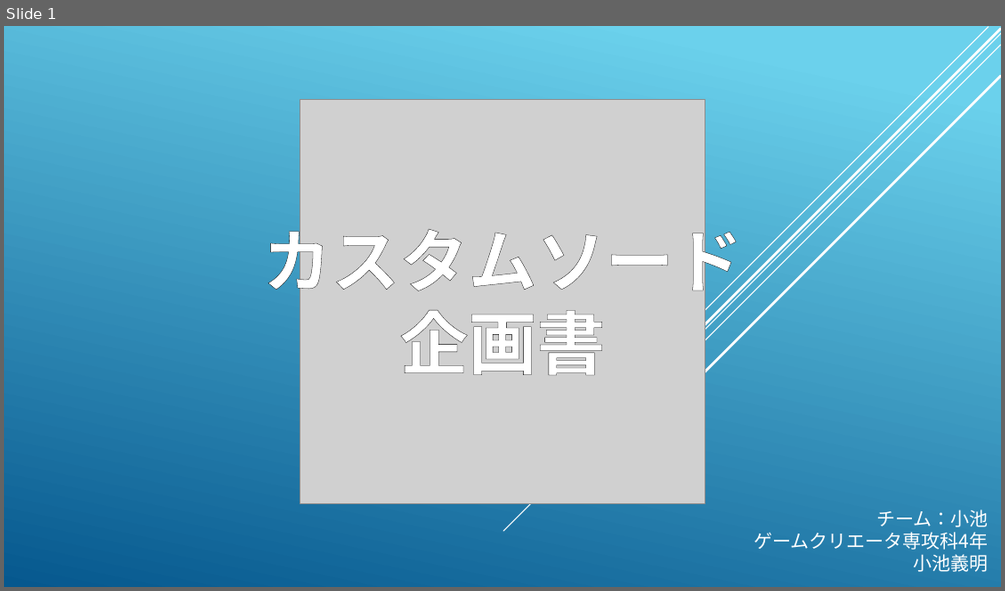
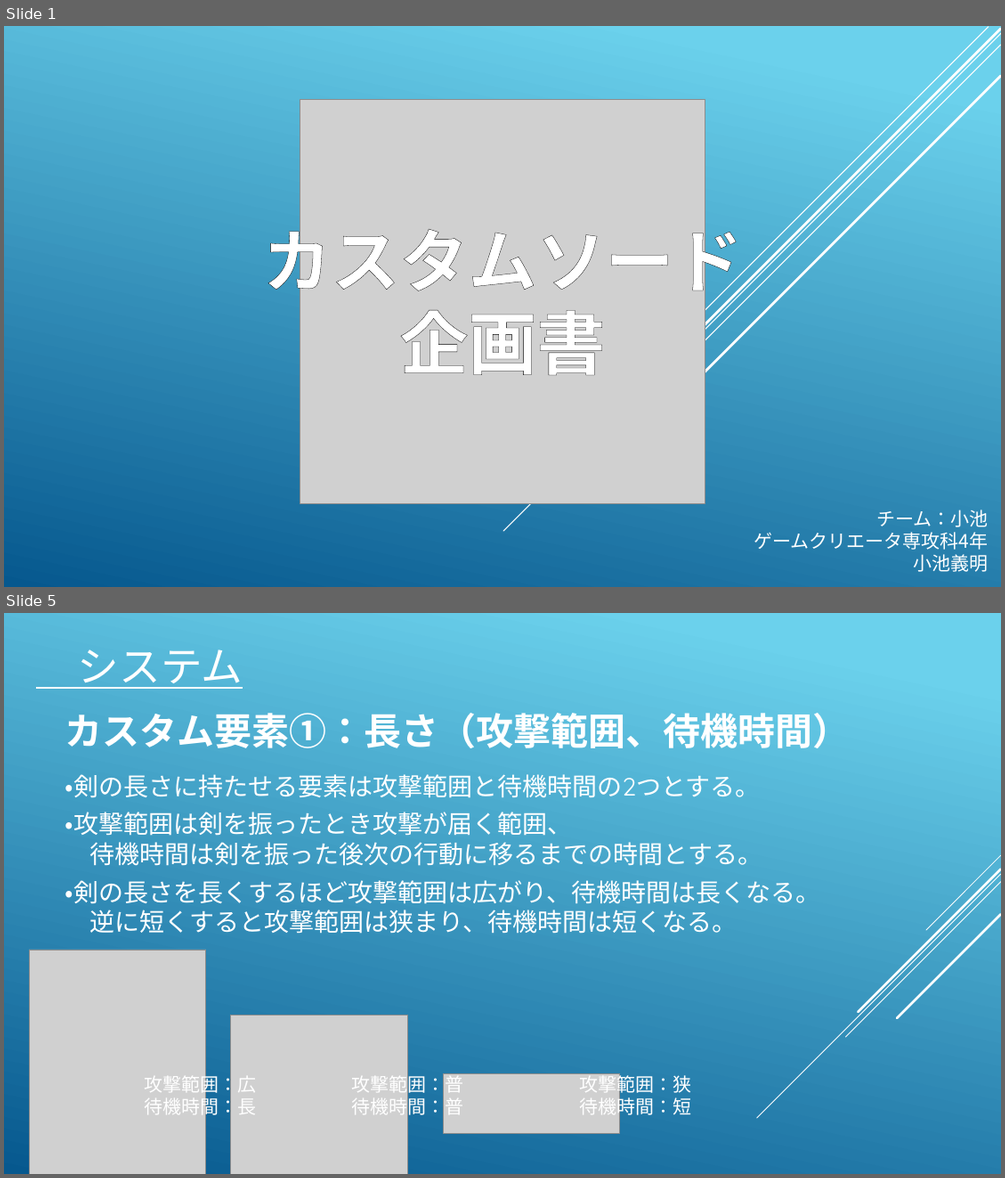
Before and after one commit to koike0723/Aso2020Winter, a slide deck: 企画書.pptx. Shown one above the other, each under a label of ours: slide 1 before the commit, slides 1 and 5 after it; the slides between them are not shown. The pictures are 1005x591 and 1005x1178 pixels, drawn with LibreOffice and Linux fonts; fonts in the diff are those of the drawing; grey boxes stand for pictures. Boxes give left, top, right and bottom in pixels: in the first picture for what was removed or moved away, otherwise in the second. Text is boxed around its words. In the diff, an @@ line names an element or a change of style, - is before the commit and + after.

```diff
--- a/企画書.pptx
+++ b/企画書.pptx
@@ slide 5 added at <box>4,613,1001,1174</box>, background gradient #6ED2EB to #06588E @@
@@ text added at <box>78,649,243,689</box>, 40 pt, text #FFFFFF, underline @@
+システム
@@ text added at <box>65,713,850,748</box>, 36 pt, text #FFFFFF, bold @@
+カスタム要素①：長さ（攻撃範囲、待機時間）
@@ text added at <box>65,774,760,798</box>, 24 pt, text #FFFFFF @@
+・剣の長さに持たせる要素は攻撃範囲と待機時間の2つとする。
@@ text added at <box>65,811,762,866</box>, 24 pt, text #FFFFFF @@
+・攻撃範囲は剣を振ったとき攻撃が届く範囲、
+待機時間は剣を振った後次の行動に移るまでの時間とする。
@@ text added at <box>65,880,820,933</box>, 24 pt, text #FFFFFF @@
+・剣の長さを長くするほど攻撃範囲は広がり、待機時間は長くなる。
+逆に短くすると攻撃範囲は狭まり、待機時間は短くなる。
@@ group added at <box>757,855,1001,1118</box>: 5 lines @@
@@ picture added at <box>29,949,206,1174</box> @@
@@ picture added at <box>231,1014,408,1174</box> @@
@@ text added at <box>145,1072,257,1118</box>, 18 pt, text #FFFFFF @@
+攻撃範囲：広
+待機時間：長
@@ text added at <box>351,1072,463,1118</box>, 18 pt, text #FFFFFF @@
+攻撃範囲：普
+待機時間：普
@@ picture added at <box>443,1074,620,1134</box> @@
@@ text added at <box>580,1072,692,1118</box>, 18 pt, text #FFFFFF @@
+攻撃範囲：狭
+待機時間：短
```
Also in this commit, not shown: 2 slides changed, 16 other slides added, 1 slide removed.
